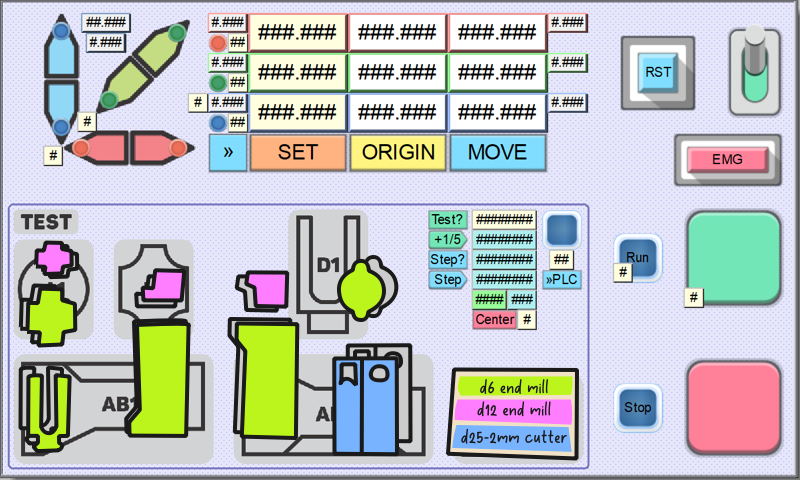
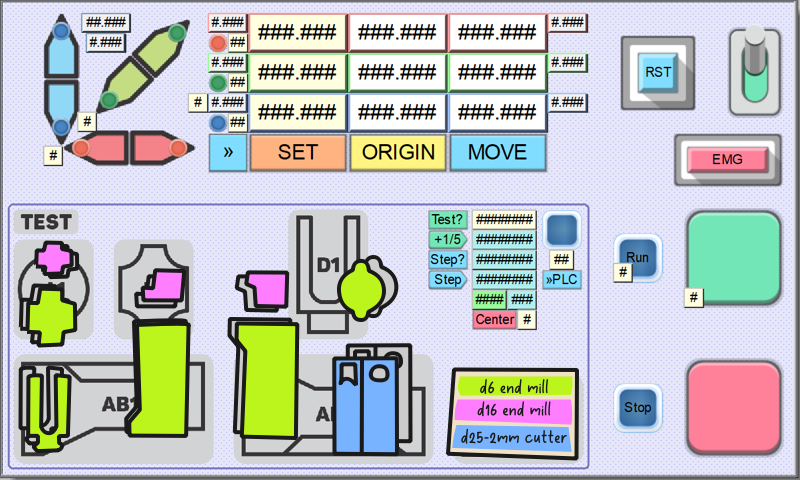
Layer changes from the first (800, 480) image to the second:
pixels changed over [183, 290, 551, 417] (layer not identified)
